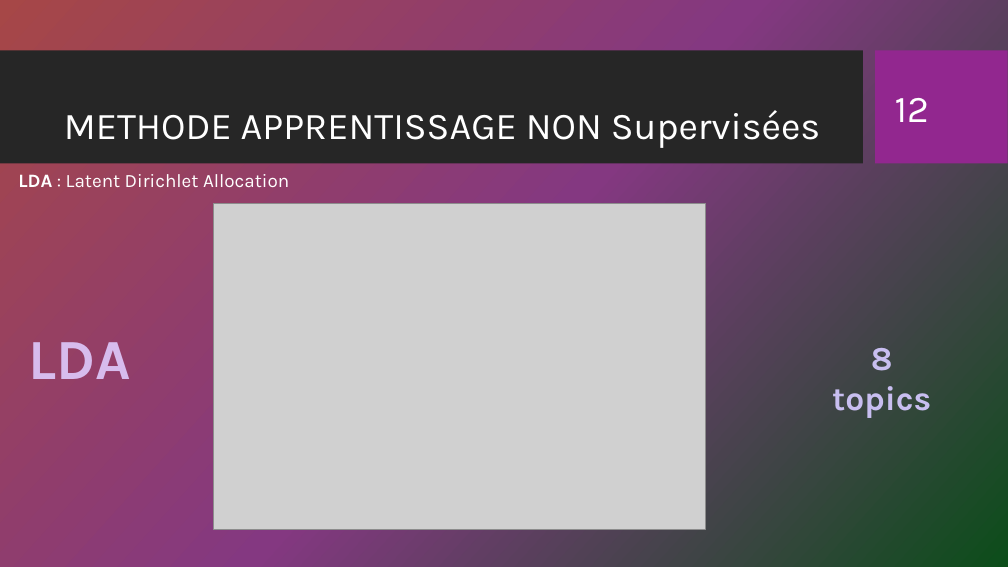
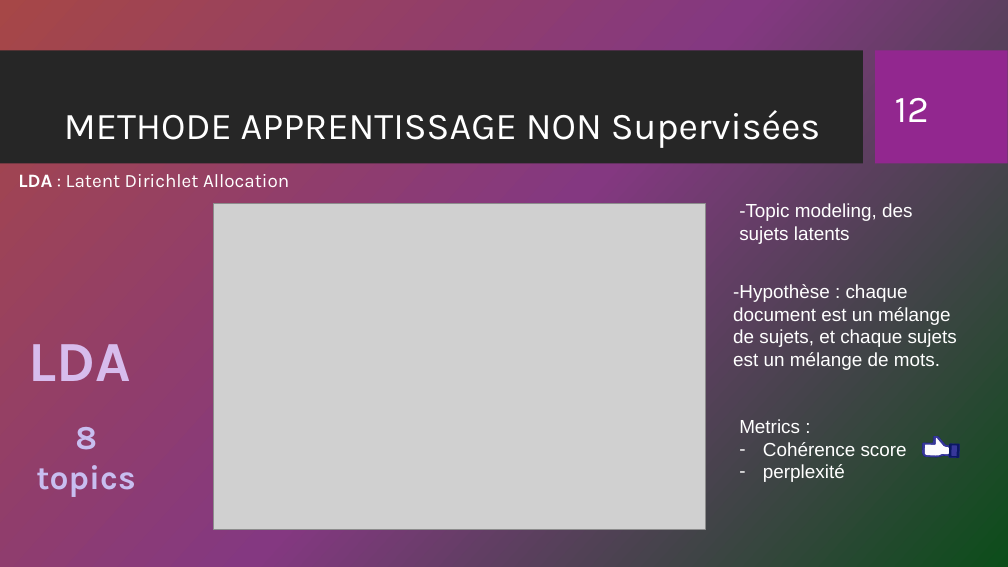
Before and after one commit to bachir151/Cat-gorisez-automatiquement-des-questions, a slide deck: slide 12 of Diedhiou_Ahmed_4_Presentation_072023.pptx. Drawn at 1008x567 pixels with LibreOffice and Linux fonts; fonts in the diff are those of the drawing; grey boxes stand for pictures; background and template pictures are left out. Boxes give left, top, right and bottom in pixels: in the first picture for what was removed or moved away, otherwise in the second. Text is boxed around its words. In the diff, an @@ line names an element or a change of style, - is before the commit and + after.

```diff
--- a/Diedhiou_Ahmed_4_Presentation_072023.pptx
+++ b/Diedhiou_Ahmed_4_Presentation_072023.pptx
@@ text added at [739, 203, 912, 244], 18 pt, text #FFFFFF @@
+-Topic modeling, des sujets latents
@@ text added at [733, 284, 957, 370], 18 pt, text #FFFFFF @@
+-Hypothèse : chaque document est un mélange de sujets, et chaque sujets est un mélange de mots.
@@ text "8 topics": place and size @@
-text "8 topics" at [832, 348, 931, 418]
+text "8 topics" at [36, 427, 135, 497]
@@ text added at [739, 419, 907, 482], 18 pt, text #FFFFFF @@
+Metrics :
+– Cohérence score
+– perplexité
@@ group added at [922, 436, 960, 458]: 6 freeform shapes @@
```
Also in this commit, not shown: 6 other slides changed.
